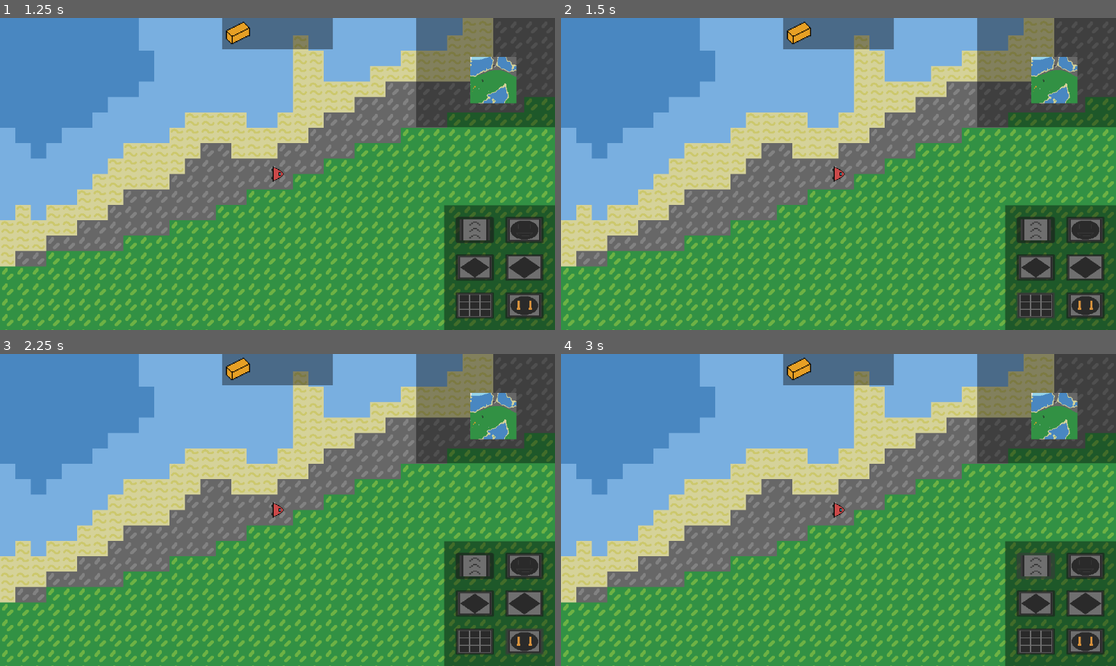
Above: before the commit, frames 1-4 (two rows, left to right).
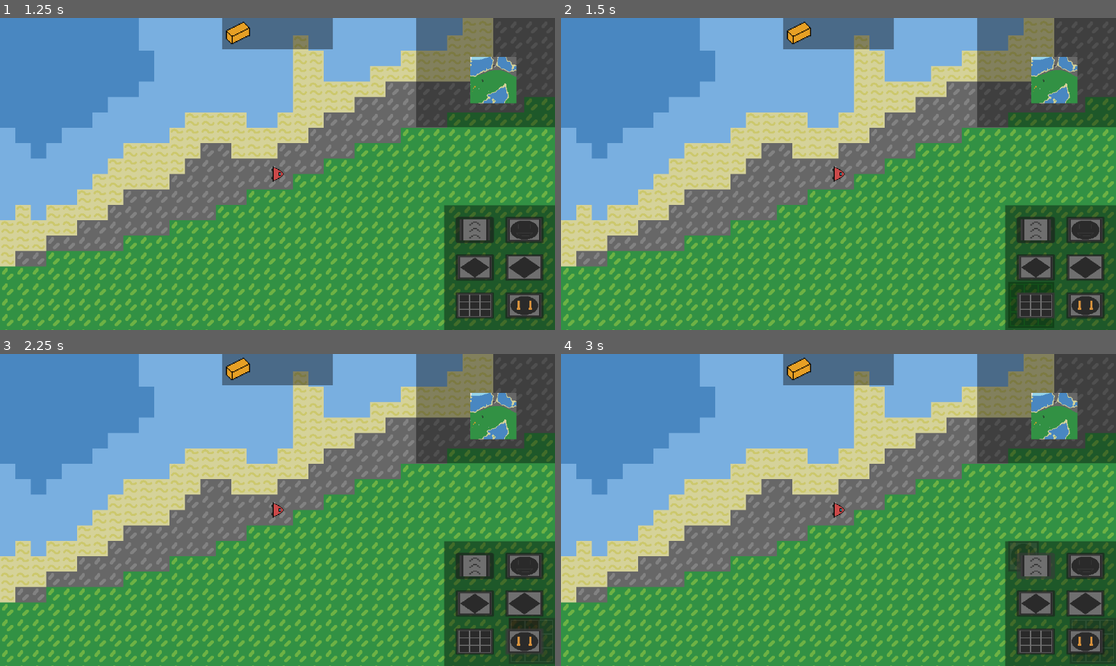
Above: after the commit, the same moments.

Repository: pp1522/Dusty-Mine
Game: Godot game, scene res://Scenes/menu.tscn
Two runs of this game, one before a commit and one after it. Both use one fixed random seed, a clock stepped at 60 frames per second and the inputs below.
Inputs (mouse positions are in pixels of both pictures, inside the frame that each line leads up to):
- Up to frame 1 (1.25 s): click "Host Server" at 0.5 s
- Up to frame 2 (1.5 s): click (1038, 305) at 1.25 s
- Up to frame 3 (2.25 s): click (521, 641) at 2 s
- Up to frame 4 (3 s): click (1038, 566) at 2.75 s

Frame 1 is identical in both runs. In frame 2, 0.2% of the frame differs, in the area x 80-89%, y 84-99%; in frame 3, 0.3%, in the area x 91-100%, y 84-99%; in frame 4, 0.2%.

Commit message:
Add more Building

Diff:
--- /dev/null
+++ b/Object/building/assembling_machine.tscn
@@ -0,0 +1,38 @@
+[gd_scene format=3 uid="uid://cs5uvjqclgmru"]
+
+[ext_resource type="Texture2D" uid="uid://5kc4u1l42fyy" path="res://Assets/building/assembling_machine.png" id="1_4te66"]
+[ext_resource type="Script" uid="uid://ch4bidpdfke7m" path="res://Scripts/Building/building.gd" id="2_ej01e"]
+[ext_resource type="Script" uid="uid://byere5iwfufuu" path="res://Scripts/Building/build_properties.gd" id="3_djlxn"]
+[ext_resource type="PackedScene" uid="uid://ba8nv0vfoxffw" path="res://Object/building/building_gui.tscn" id="4_4ulh8"]
+
+[sub_resource type="Resource" id="Resource_dtea1"]
+script = ExtResource("3_djlxn")
+type = "assembling_machine"
+storage = 200
+can_insert_item = false
+metadata/_custom_type_script = "uid://byere5iwfufuu"
+
+[sub_resource type="SceneReplicationConfig" id="SceneReplicationConfig_rcu5d"]
+properties/0/path = NodePath(".:position")
+properties/0/spawn = true
+properties/0/replication_mode = 1
+properties/1/path = NodePath(".:rotation")
+properties/1/spawn = true
+properties/1/replication_mode = 1
+properties/2/path = NodePath(".:modulate")
+properties/2/spawn = true
+properties/2/replication_mode = 1
+
+[node name="Sprite2D" type="Sprite2D" unique_id=991361083]
+modulate = Color(1, 1, 1, 0.39215687)
+texture = ExtResource("1_4te66")
+script = ExtResource("2_ej01e")
+rect = Rect2(0, 0, 96, 96)
+build_type = "assembling_machine"
+properties = SubResource("Resource_dtea1")
+
+[node name="MultiplayerSynchronizer" type="MultiplayerSynchronizer" parent="." unique_id=532260858]
+process_mode = 4
+replication_config = SubResource("SceneReplicationConfig_rcu5d")
+
+[node name="Control" parent="." unique_id=54836198 instance=ExtResource("4_4ulh8")]
--- /dev/null
+++ b/Object/building/gun_turret.tscn
@@ -0,0 +1,37 @@
+[gd_scene format=3 uid="uid://kpuqnea5jivw"]
+
+[ext_resource type="Texture2D" uid="uid://c0vfwjtyw0vl4" path="res://Assets/building/gun_turret.png" id="1_rcq7p"]
+[ext_resource type="Script" uid="uid://ch4bidpdfke7m" path="res://Scripts/Building/building.gd" id="2_nn4qn"]
+[ext_resource type="Script" uid="uid://byere5iwfufuu" path="res://Scripts/Building/build_properties.gd" id="3_gbxhj"]
+[ext_resource type="PackedScene" uid="uid://ba8nv0vfoxffw" path="res://Object/building/building_gui.tscn" id="4_vdvtv"]
+
+[sub_resource type="Resource" id="Resource_uvjnk"]
+script = ExtResource("3_gbxhj")
+type = "gun_turret"
+storage = 50
+metadata/_custom_type_script = "uid://byere5iwfufuu"
+
+[sub_resource type="SceneReplicationConfig" id="SceneReplicationConfig_rcu5d"]
+properties/0/path = NodePath(".:position")
+properties/0/spawn = true
+properties/0/replication_mode = 1
+properties/1/path = NodePath(".:rotation")
+properties/1/spawn = true
+properties/1/replication_mode = 1
+properties/2/path = NodePath(".:modulate")
+properties/2/spawn = true
+properties/2/replication_mode = 1
+
+[node name="Sprite2D" type="Sprite2D" unique_id=991361083]
+modulate = Color(1, 1, 1, 0.39215687)
+texture = ExtResource("1_rcq7p")
+script = ExtResource("2_nn4qn")
+rect = Rect2(0, 0, 64, 64)
+build_type = "gun_turret"
+properties = SubResource("Resource_uvjnk")
+
+[node name="MultiplayerSynchronizer" type="MultiplayerSynchronizer" parent="." unique_id=532260858]
+process_mode = 4
+replication_config = SubResource("SceneReplicationConfig_rcu5d")
+
+[node name="Control" parent="." unique_id=54836198 instance=ExtResource("4_vdvtv")]
--- a/Scenes/main.tscn
+++ b/Scenes/main.tscn
@@ -30,6 +30,8 @@
 [ext_resource type="PackedScene" uid="uid://cn055g1bjv4iu" path="res://Object/building/vault.tscn" id="23_7k868"]
 [ext_resource type="Resource" uid="uid://cerpympwmnj1h" path="res://Terrain_Type/Ores_Data/coal.tres" id="23_ueoa1"]
 [ext_resource type="Resource" uid="uid://d0188dvx0pcaj" path="res://Terrain_Type/Ores_Data/sand.tres" id="24_6vcvc"]
+[ext_resource type="PackedScene" uid="uid://cs5uvjqclgmru" path="res://Object/building/assembling_machine.tscn" id="24_hpc6h"]
+[ext_resource type="PackedScene" uid="uid://kpuqnea5jivw" path="res://Object/building/gun_turret.tscn" id="25_kltya"]
 
 [node name="Main" type="Node2D" unique_id=1290030476]
 script = ExtResource("1_fevyy")
@@ -63,9 +65,11 @@
 [node name="Building" type="Node2D" parent="." unique_id=31921302 node_paths=PackedStringArray("player", "liquid_tile", "ground_tile", "mineable_ground_tile", "ore_tile", "spawner")]
 script = ExtResource("5_21xkr")
 BUILDING = Dictionary[String, Resource]({
+"assembling_machine": ExtResource("24_hpc6h"),
 "barrel": ExtResource("22_6vcvc"),
 "belt": ExtResource("21_6vcvc"),
 "drill": ExtResource("20_ueoa1"),
+"gun_turret": ExtResource("25_kltya"),
 "vault": ExtResource("23_7k868")
 })
 player = NodePath("../Player")
